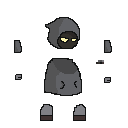
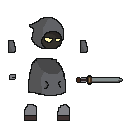
Layer changes from the first 128 x 128 image to the second:
removed layer "LeftHand" over [104, 77, 111, 83]
removed layer "LeftArm" over [104, 40, 112, 53]
removed layer "RightHand" over [15, 74, 22, 80]
removed layer "RightArm" over [14, 40, 22, 53]
removed layer "Head" over [45, 17, 80, 91]
renamed "Boddy" to "Layer 2", painted on it over [44, 58, 123, 96]
renamed "RightLeg" to "Layer 1", painted on it over [8, 17, 88, 121]
removed layer "LeftLeg" over [73, 104, 86, 121]
removed layer "Color Palet" over [53, 60, 104, 65]
